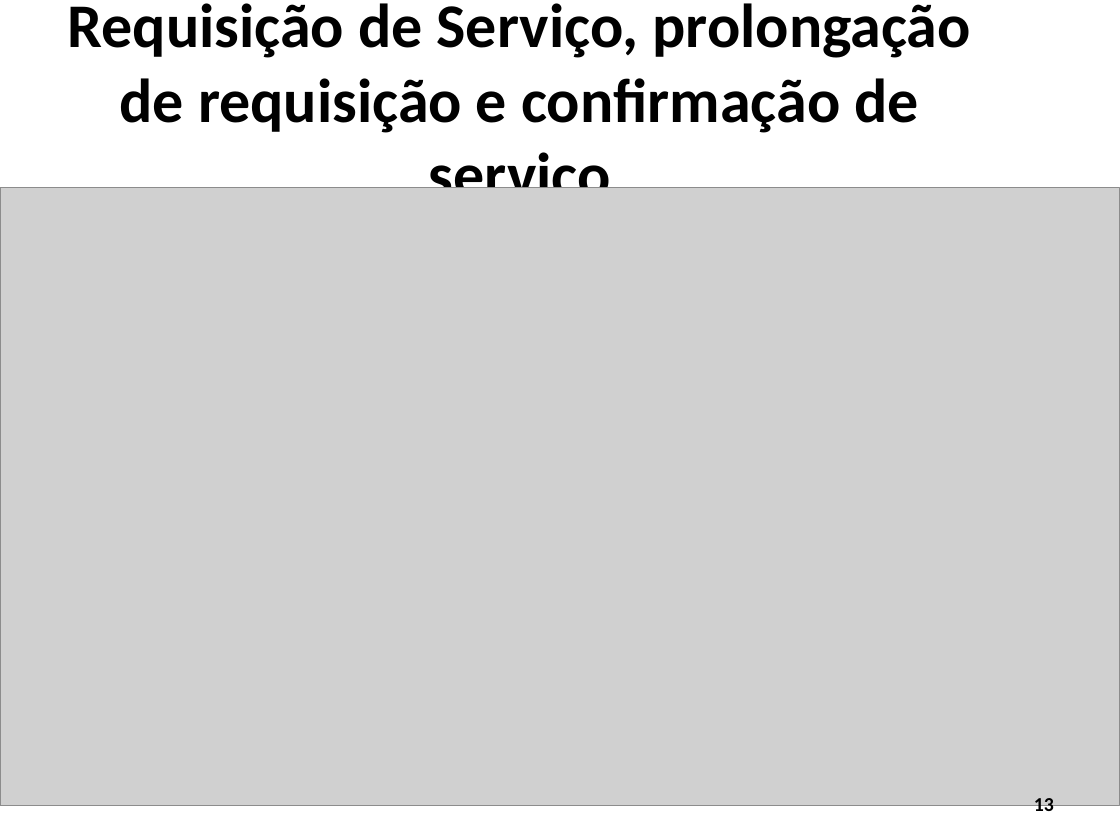
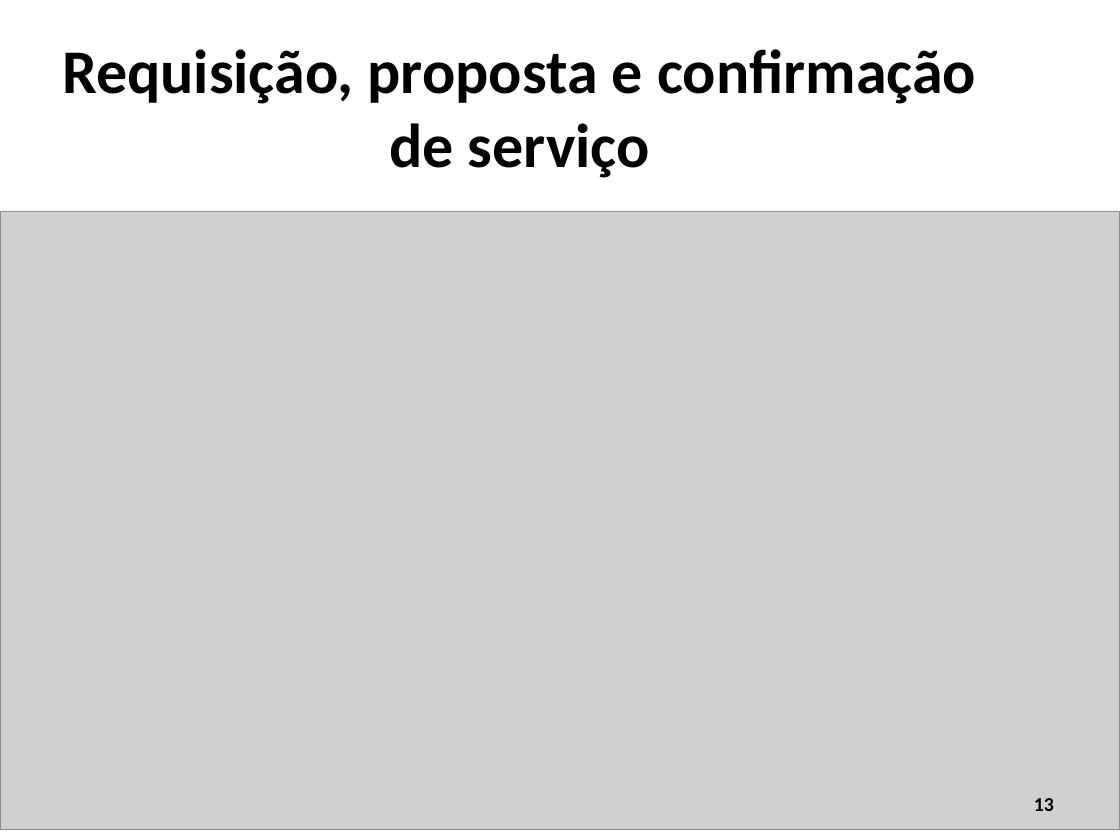
Before and after one commit to WiltonLoch/TCC, a slide deck: slide 13 of apresentacao_TCC_wilton.odp. Drawn at 1120x840 pixels with LibreOffice and Linux fonts; fonts in the diff are those of the drawing; grey boxes stand for pictures; background and template pictures are left out. Boxes give left, top, right and bottom in pixels: in the first picture for what was removed or moved away, otherwise in the second. Text is boxed around its words. In the diff, an @@ line names an element or a change of style, - is before the commit and + after.

```diff
--- a/apresentacao_TCC_wilton.odp
+++ b/apresentacao_TCC_wilton.odp
@@ title at (62, 49, 976, 178): text changed @@
-Requisição de Serviço, prolongação de requisição e confirmação de serviço
+Requisição, proposta e confirmação de serviço
@@ picture: place and size @@
-picture at (0, 188, 1120, 806)
+picture at (0, 212, 1120, 830)
```
Also in this commit, not shown: 8 other slides changed, 1 other file.
